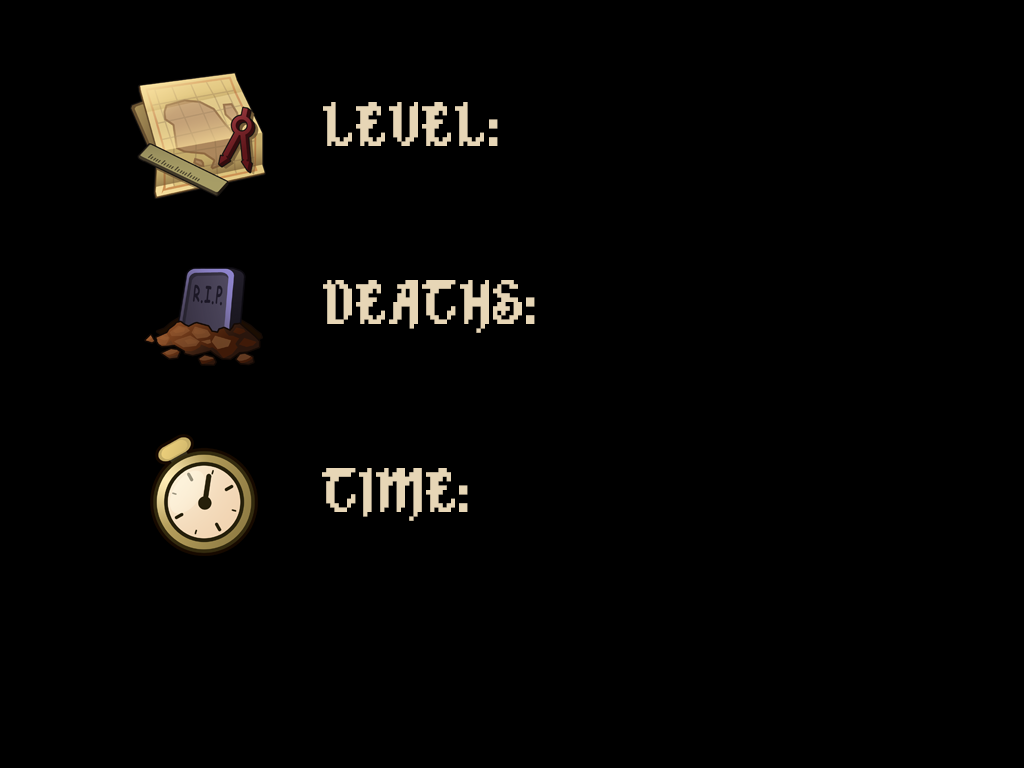
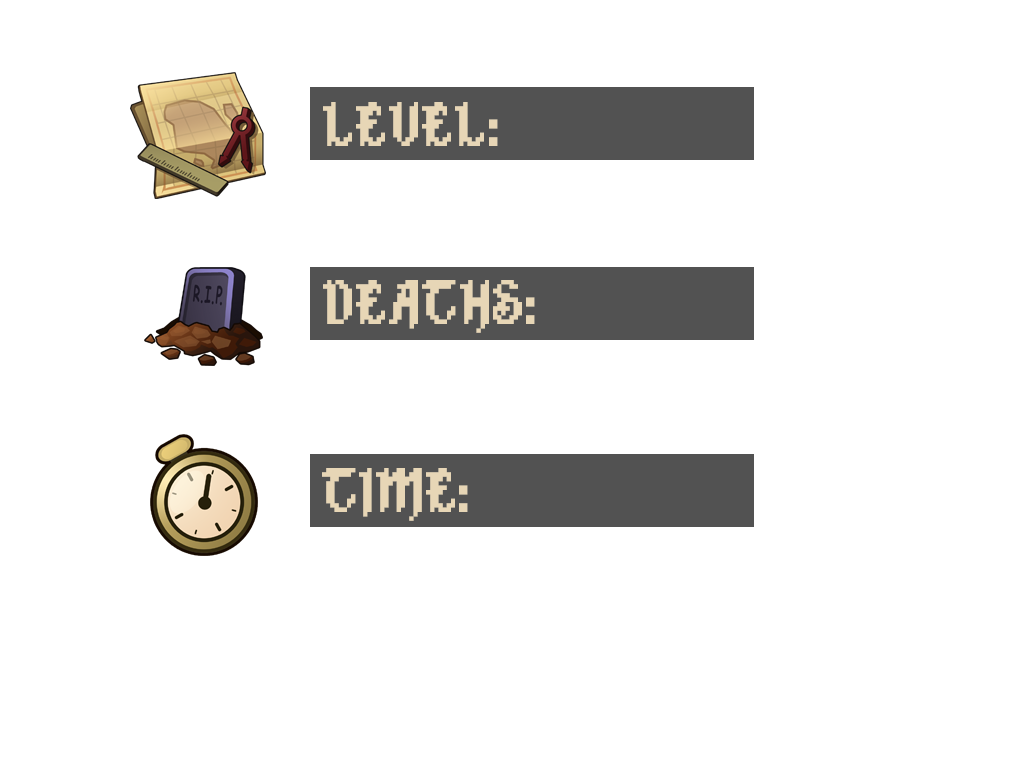
Layers edited between the first and the second 1024x768 image:
added layer "Capa 1" (68%) above "Fondo" over <box>310,87,754,527</box>
hid "Fondo" over <box>0,0,1024,768</box>
